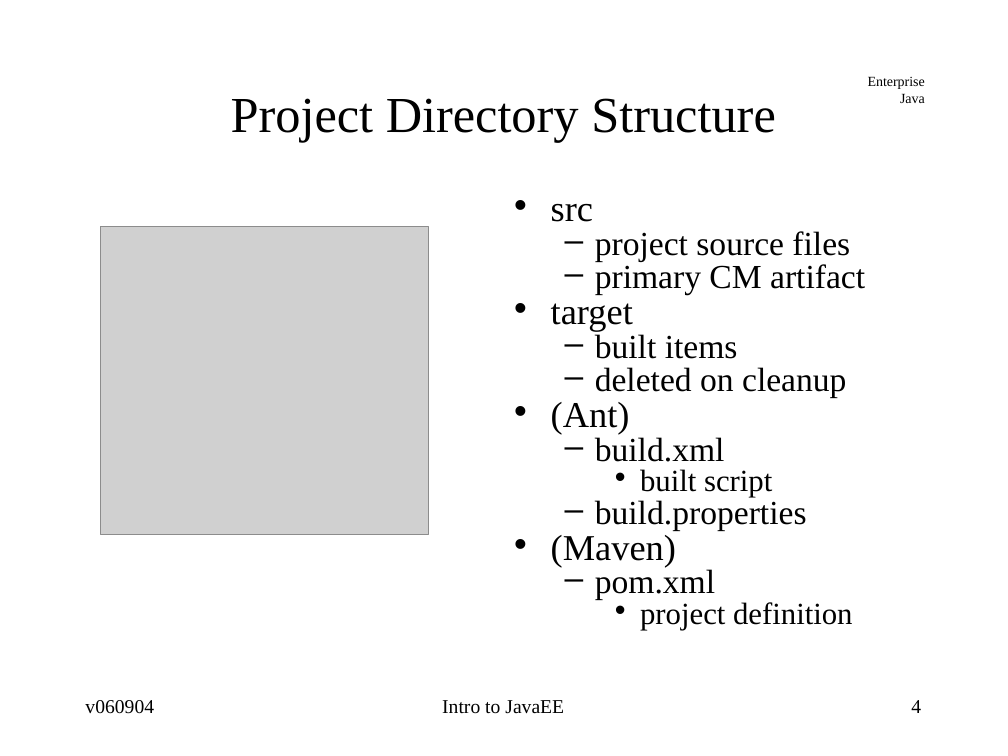
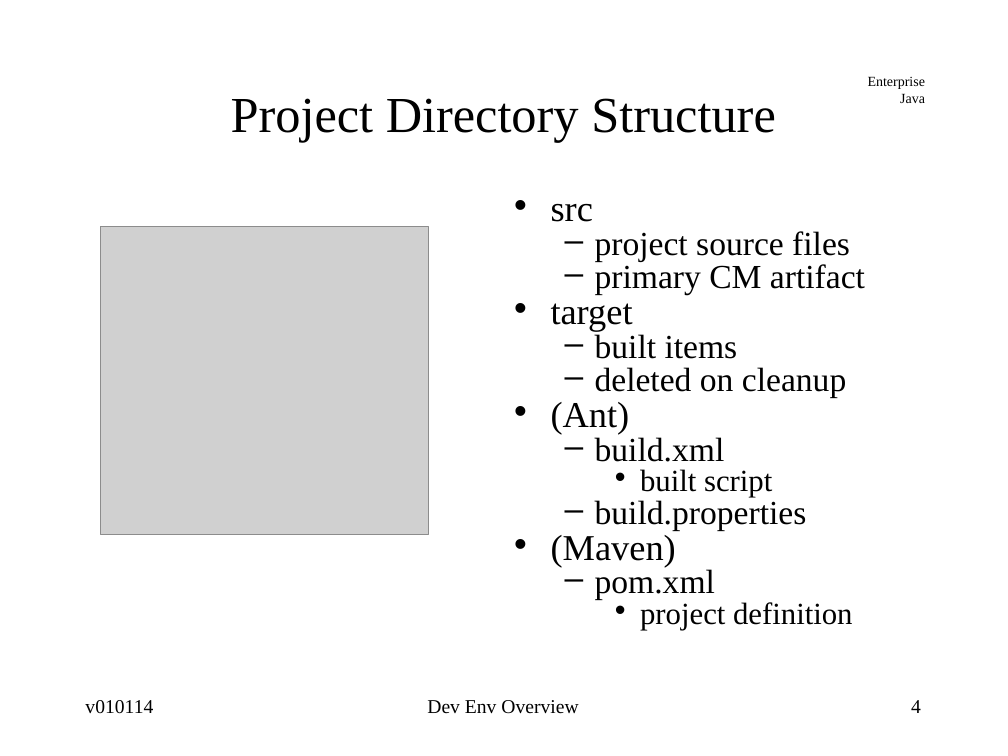
Before and after one commit to jcstaff/ejava-javaee, a slide deck: slide 4 of course-docs/src/site/resources/lectures/ejava-devel.ppt. Drawn at 1008x756 pixels with LibreOffice and Linux fonts; fonts in the diff are those of the drawing; grey boxes stand for pictures. Boxes give left, top, right and bottom in pixels: in the first picture for what was removed or moved away, otherwise in the second. Text is boxed around its words. In the diff, an @@ line names an element or a change of style, - is before the commit and + after.

```diff
--- a/course-docs/src/site/resources/lectures/ejava-devel.ppt
+++ b/course-docs/src/site/resources/lectures/ejava-devel.ppt
@@ text at bbox=[85, 700, 153, 714]: text changed @@
-v060904
+v010114
@@ text at bbox=[427, 700, 578, 714]: text changed @@
-Intro to JavaEE
+Dev Env Overview
```
Also in this commit, not shown: 26 other slides changed, 17 other files.
